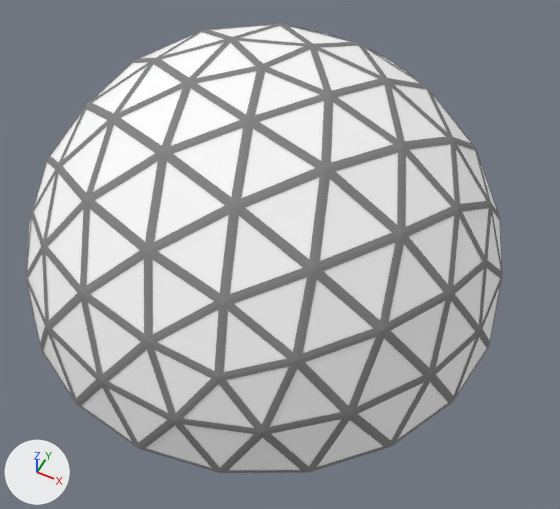
The Blender file blendermodels/growhouse.blend, before and after one commit.
One viewpoint serves both versions: a camera (50 mm lens) standing at (5.28, -9.88, 12.75) and looking at (0.78, -0.88, 1.49). Lighting does not change. The marker at lower left points along +X, +Y and +Z.
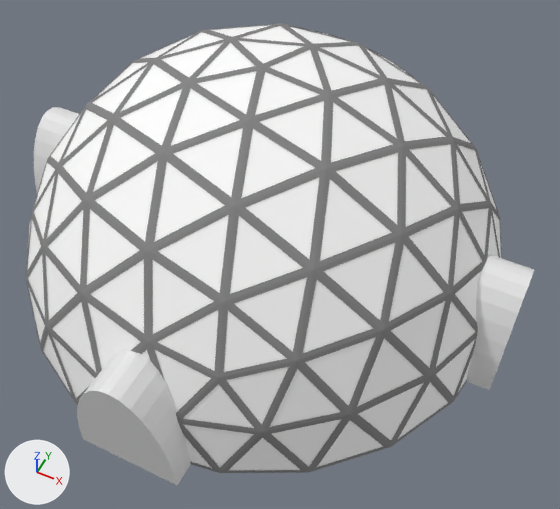
Commit message: added walls to growhouse

What the commit changed:
Mesh me_cylinder_001 is new.
It has 34 vertices, 17 faces and spans x -1.0..1.0, y 0.0..1.0, z -0.5..0.5.
Mesh me_cylinder_003 is new.
It has 51 vertices, 34 faces and spans x -1.0..1.0, y 0.0..1.0, z -0.5..0.5.
Object 'Cylinder.001' (ob_cylinder_001) is new; it shows me_cylinder_001.
Its location is (0.0, -4.8, 0.0).
Its rotation in degrees is (90, 0, 0).
Its scale is (1.0, 2.25, 1.0).
Object 'Cylinder.002' (ob_cylinder_002) is new; it shows a copy of me_cylinder_001.
Its location is (4.8, 0.0, 0.0).
Its rotation in degrees is (90, 0, 90).
Its scale is (1.0, 2.25, 1.0).
Object 'Cylinder.003' (ob_cylinder_003) is new; it shows me_cylinder_003.
Its location is (-4.8, 0.0, 0.0).
Its rotation in degrees is (90, 0, 90).
Its scale is (1.0, 2.25, 1.0).

Changed parts and their boxes (x1, y1, x2, y2) in the pictures (560 x 509 px):
'Cylinder.001', added: after (77, 350, 190, 485)
'Cylinder.002', added: after (467, 255, 534, 390)
'Cylinder.003', added: after (34, 107, 79, 192)
